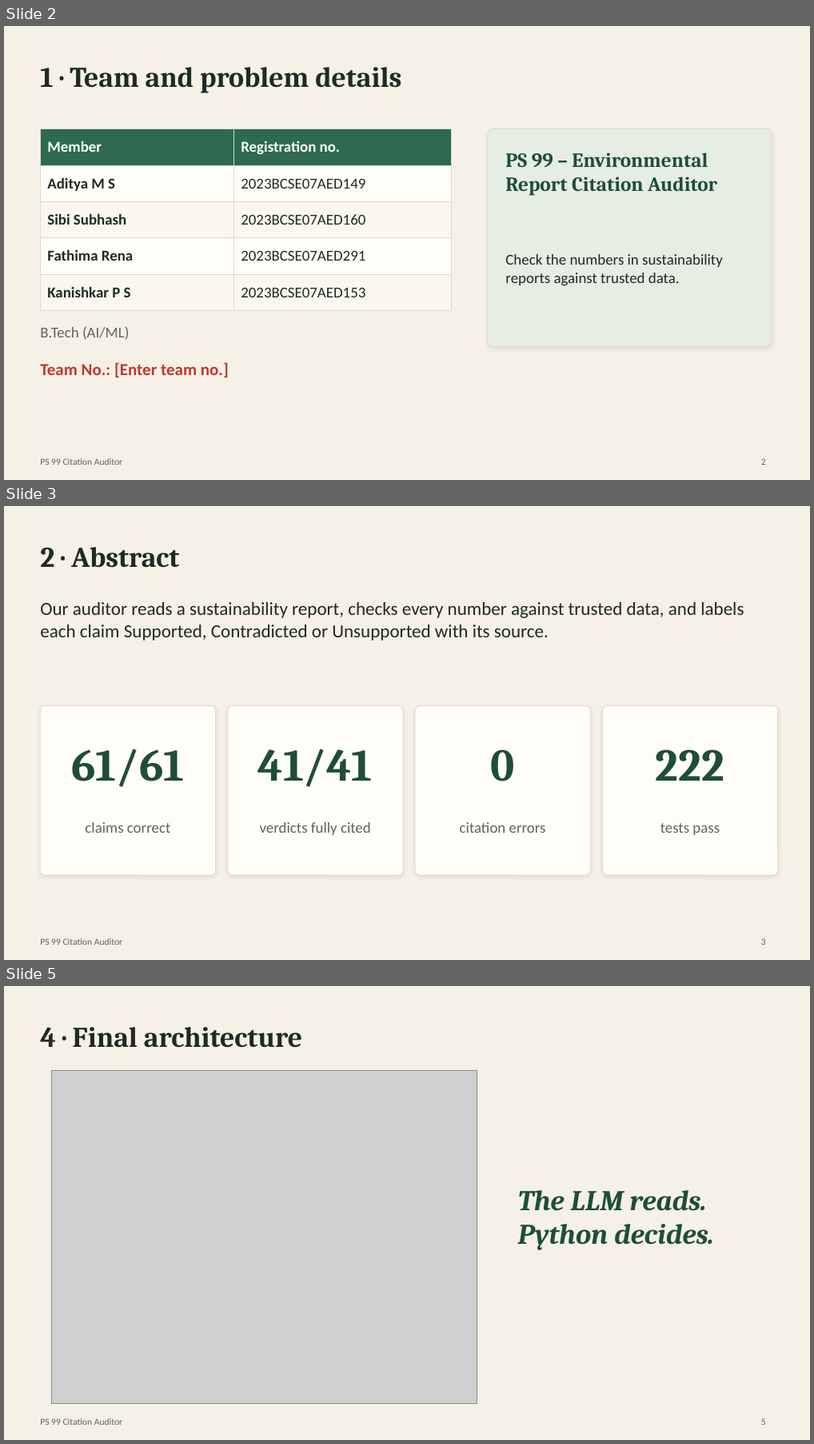
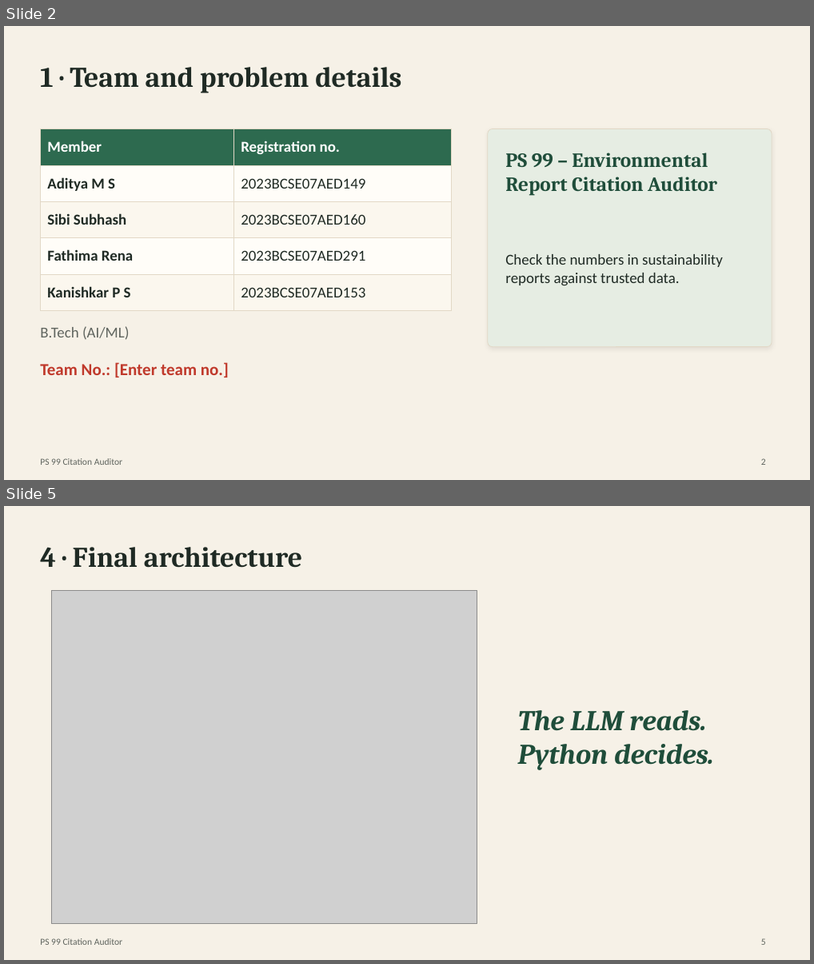
Before and after one commit to aditya-ms-14/gen-ai-hackathon-team-1, a slide deck: docs/review3/PS99_Final_Presentation.pptx. Shown one above the other, each under a label of ours: slides 2, 3 and 5 before the commit, slides 2 and 5 after it; the slides between them are not shown. The pictures are 814x1444 and 814x964 pixels, drawn with LibreOffice and Linux fonts; fonts in the diff are those of the drawing; grey boxes stand for pictures. Boxes give left, top, right and bottom in pixels: in the first picture for what was removed or moved away, otherwise in the second. Text is boxed around its words. In the diff, an @@ line names an element or a change of style, - is before the commit and + after.

Commit message:
Rewrite abstract and objectives slides as text points
Abstract and Problem/objectives slides now describe the system in short points instead of
number tiles; measured results stay on the evaluation and result slides.

```diff
--- a/docs/review3/PS99_Final_Presentation.pptx
+++ b/docs/review3/PS99_Final_Presentation.pptx
@@ slide 3 removed at (4,506,810,960), background #F6F1E7; not listed: 1 template element that a slide beside it also shows @@
@@ title removed at (40,547,179,568) @@
-2 · Abstract
@@ text removed at (40,602,744,640) @@
-Our auditor reads a sustainability report, checks every number against trusted data, and labels each claim Supported, Contradicted or Unsupported with its source.
@@ rounded rectangle removed at (40,706,216,875) @@
@@ rounded rectangle removed at (228,706,403,875) @@
@@ rounded rectangle removed at (415,706,591,875) @@
@@ rounded rectangle removed at (603,706,778,875) @@
@@ text removed at (71,748,185,787) @@
-61/61
@@ text removed at (258,748,373,787) @@
-41/41
@@ text removed at (491,749,515,781) @@
-0
@@ text removed at (656,749,725,780) @@
-222
@@ text removed at (85,822,170,832) @@
-claims correct
@@ text removed at (260,822,371,835) @@
-verdicts fully cited
@@ text removed at (460,822,546,832) @@
-citation errors
@@ text removed at (661,823,720,835) @@
-tests pass
@@ page number removed at (762,938,766,944) @@
-3
```
Also in this commit, not shown: 2 slides added, 1 other slide removed, 1 other file.
